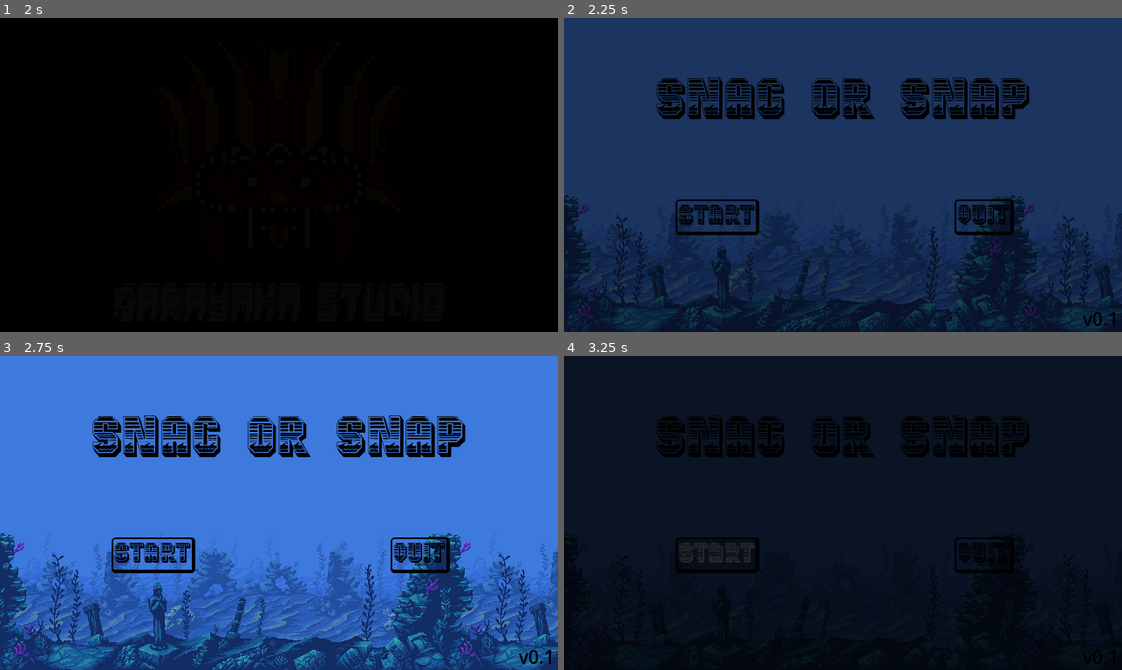
Above: before the commit, frames 1-4 (two rows, left to right).
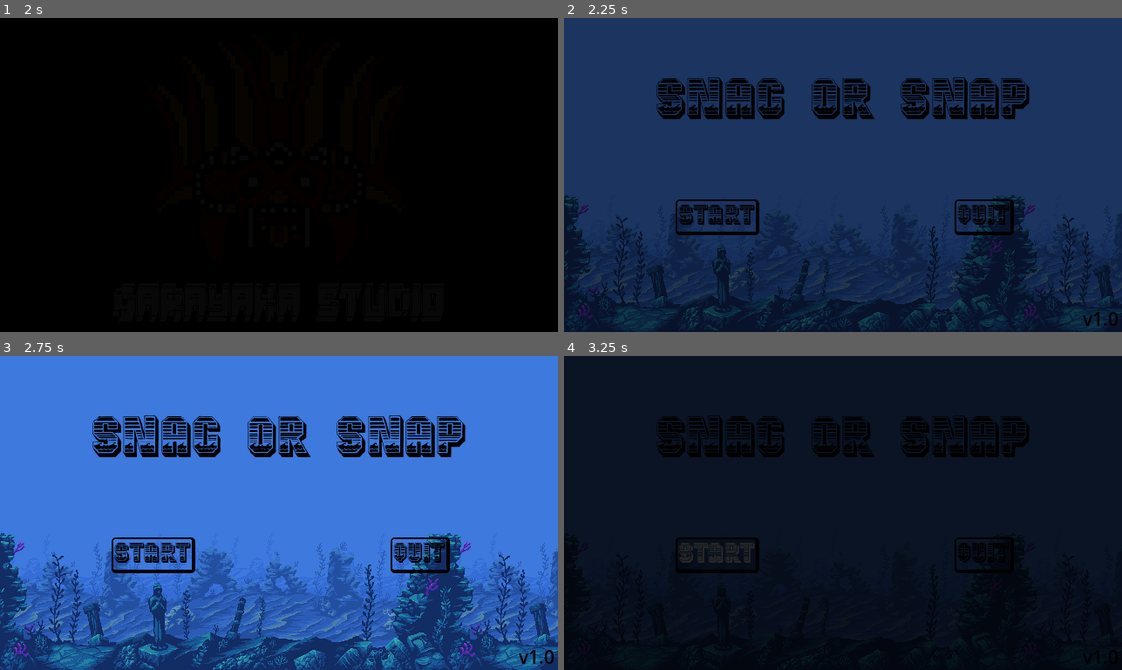
Above: after the commit, the same moments.

Repository: GaraYaka-Studio/snag-or-snap
Game: Godot game, scene res://Scenes/boot_splash.tscn
Same seed, same stepped clock (60 frames per second), same inputs: the game is played once before the commit and once after it.
Inputs (mouse positions are in pixels of both pictures, inside the frame that each line leads up to):
- Up to frame 1 (2 s): move the mouse to (401, 159) at 0.52 s; hold S (right) 0.53-1.28 s; tap Enter at 1.25 s; move the mouse to (167, 190) at 1.27 s; hold A (left) from 1.28 s (still down)
- Up to frame 2 (2.25 s): move the mouse to (898, 105) at 2.02 s; release A (left) at 2.03 s; hold S (right) from 2.03 s (still down)
- Up to frame 3 (2.75 s): keep holding S (right)
- Up to frame 4 (3.25 s): release S (right) at 2.75 s; click "Start" at 2.75 s

Frame 1 is identical in both runs. In frame 2, less than 0.1% of the frame differs, in the area x 94-100%, y 93-99%; in frame 3, 0.1%; in frame 4, less than 0.1%.

Commit message:
updated the project version

Diff:
--- a/Scenes/start_screen.tscn
+++ b/Scenes/start_screen.tscn
@@ -75,7 +75,7 @@
 grow_vertical = 0
 theme_override_fonts/font = SubResource("SystemFont_60ddj")
 theme_override_font_sizes/font_size = 21
-text = "v0.1"
+text = "v1.0"
 
 [connection signal="pressed" from="Start" to="." method="_on_start_pressed"]
 [connection signal="pressed" from="Quit" to="." method="_on_quit_pressed"]
--- a/project.godot
+++ b/project.godot
@@ -11,7 +11,7 @@
 [application]
 
 config/name="Snag or Snap"
-config/version="0.1"
+config/version="1.0"
 run/main_scene="res://Scenes/boot_splash.tscn"
 config/features=PackedStringArray("4.4", "Forward Plus")
 boot_splash/show_image=false
